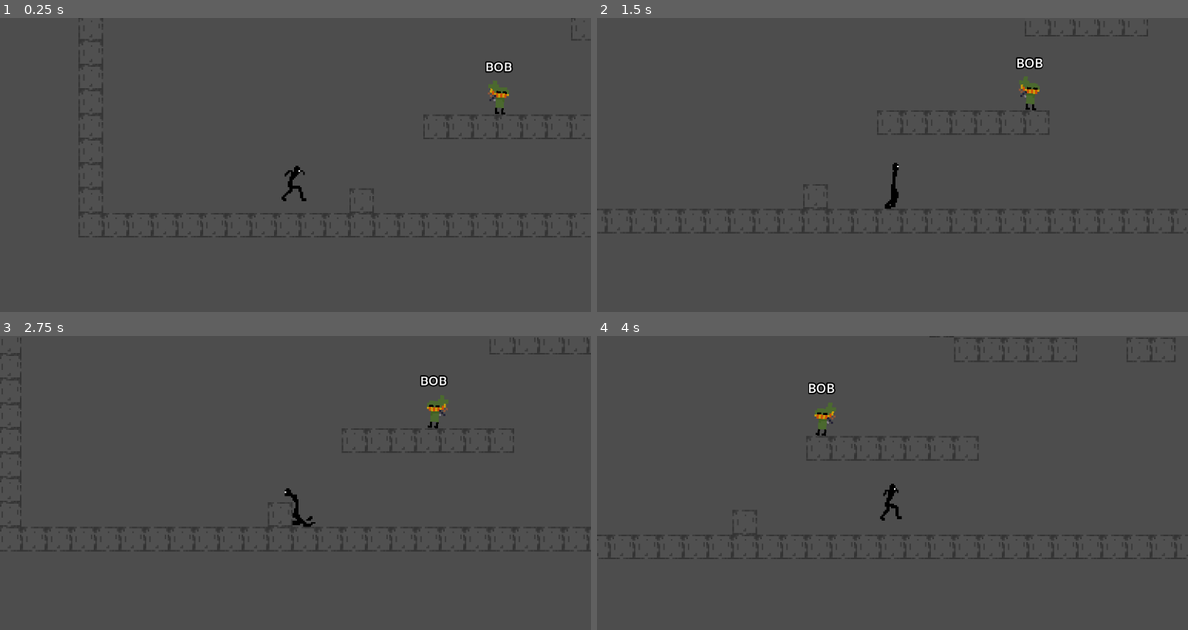
Above: before the commit, frames 1-4 (two rows, left to right).
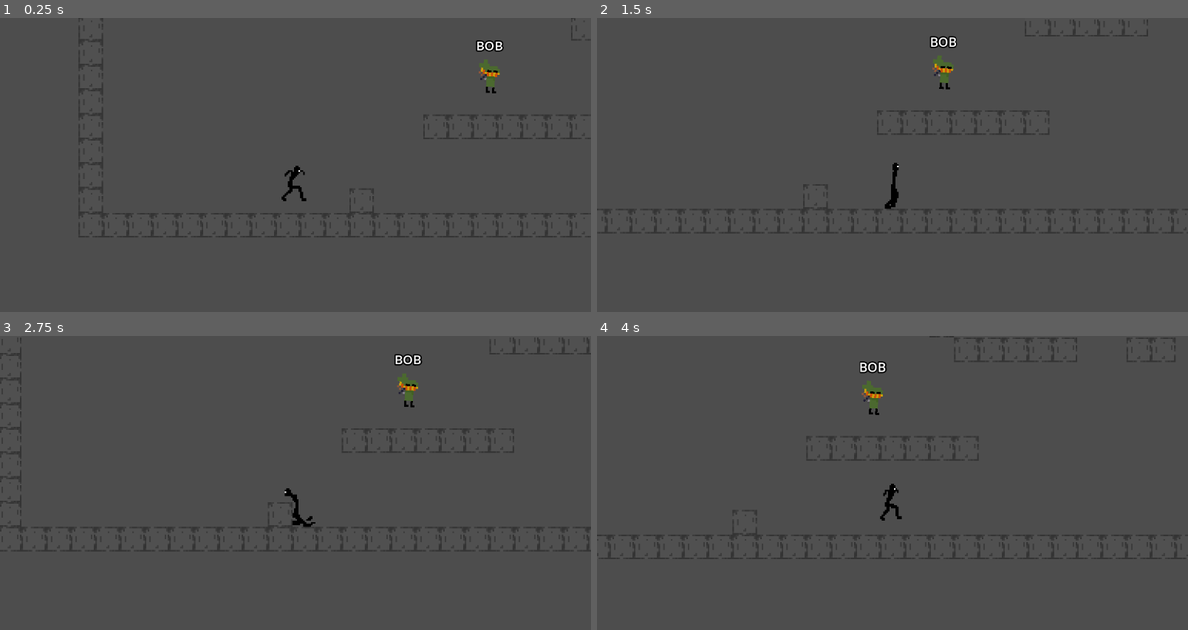
Above: after the commit, the same moments.

Repository: DumitrLeon/LLDF
Game: Godot game, scene res://Scenes/Level_1.tscn
Same seed, same stepped clock (60 frames per second), same inputs: the game is played once before the commit and once after it.
Inputs:
- Up to frame 1 (0.25 s): no input
- Up to frame 2 (1.5 s): hold Shift (sprint) 0.53-1.28 s; hold D (right) from 0.53 s (still down); tap Space (jump) at 0.77 s; tap Shift (sprint) at 1.35 s
- Up to frame 3 (2.75 s): tap Space (jump) at 1.52 s; release D (right) at 2.03 s; hold A (left) from 2.03 s (still down); hold Shift (sprint) from 2.03 s (still down)
- Up to frame 4 (4 s): release A (left) at 2.78 s; release Shift (sprint) at 2.78 s; hold D (right) from 2.78 s (still down); tap Shift (sprint) at 2.85 s; tap Space (jump) at 3.02, 3.77 s; hold Shift (sprint) from 3.53 s (still down)

The runs differ from the first frame. In frame 1, 0.6% of the frame differs, in the area x 80-87%, y 7-33%; in frame 2, 0.7%; in frame 3, 0.7%; in frame 4, 0.7%, in the area x 35-49%, y 8-34%.

Commit message:
Non ho ancor fatt u cazz

Diff:
--- a/Scenes/Level_1.tscn
+++ b/Scenes/Level_1.tscn
@@ -28,6 +28,8 @@
 
 [sub_resource type="TileSetAtlasSource" id="TileSetAtlasSource_aur7v"]
 texture = ExtResource("5_j0k67")
+margins = Vector2i(4, 4)
+separation = Vector2i(8, 8)
 texture_region_size = Vector2i(32, 32)
 0:0/0 = 0
 1:0/0 = 0
@@ -44,28 +46,17 @@
 1:2/0/physics_layer_0/polygon_0/points = PackedVector2Array(-16, -16, 16, -16, 16, 16, -16, 16)
 2:2/0 = 0
 2:2/0/physics_layer_0/polygon_0/points = PackedVector2Array(-16, -16, 16, -16, 16, 16, -16, 16)
-0:3/0 = 0
-0:3/0/physics_layer_0/polygon_0/points = PackedVector2Array(-16, -16, 16, -16, 16, 16, -16, 16)
-1:3/0 = 0
-1:3/0/physics_layer_0/polygon_0/points = PackedVector2Array(-16, -16, 16, -16, 16, 16, -16, 16)
-2:3/0 = 0
-2:3/0/physics_layer_0/polygon_0/points = PackedVector2Array(-16, -16, 16, -16, 16, 16, -16, 16)
-0:4/0 = 0
-0:4/0/physics_layer_0/polygon_0/points = PackedVector2Array(-16, -16, 16, -16, 16, 16, -16, 16)
-1:4/0 = 0
-1:4/0/physics_layer_0/polygon_0/points = PackedVector2Array(-16, -16, 16, -16, 16, 16, -16, 16)
-2:4/0 = 0
-2:4/0/physics_layer_0/polygon_0/points = PackedVector2Array(-16, -16, 16, -16, 16, 16, -16, 16)
-0:5/0 = 0
-0:5/0/physics_layer_0/polygon_0/points = PackedVector2Array(-16, -16, 16, -16, 16, 16, -16, 16)
-1:5/0 = 0
-1:5/0/physics_layer_0/polygon_0/points = PackedVector2Array(-16, -16, 16, -16, 16, 16, -16, 16)
-2:5/0 = 0
-2:5/0/physics_layer_0/polygon_0/points = PackedVector2Array(-16, -16, 16, -16, 16, 16, -16, 16)
-0:6/0 = 0
-0:6/0/physics_layer_0/polygon_0/points = PackedVector2Array(-16, -16, 16, -16, 16, 16, -16, 16)
-1:6/0 = 0
-1:6/0/physics_layer_0/polygon_0/points = PackedVector2Array(-16, -16, 16, -16, 16, 16, -16, 16)
+3:0/0 = 0
+3:1/0 = 0
+3:2/0 = 0
+4:2/0 = 0
+4:1/0 = 0
+4:0/0 = 0
+5:0/0 = 0
+5:1/0 = 0
+5:2/0 = 0
+6:1/0 = 0
+6:0/0 = 0
 
 [sub_resource type="TileSet" id="TileSet_ptpgp"]
 tile_size = Vector2i(32, 32)
--- a/Scenes/enemy.tscn
+++ b/Scenes/enemy.tscn
@@ -1,9 +1,11 @@
-[gd_scene load_steps=10 format=3 uid="uid://b1oofy5jbf14u"]
+[gd_scene load_steps=12 format=3 uid="uid://b1oofy5jbf14u"]
 
 [ext_resource type="Script" uid="uid://buk86veypy4fo" path="res://Scripts/Enemy/Enemy.gd" id="1_afpow"]
 [ext_resource type="Texture2D" uid="uid://dwfdb44qpmeo1" path="res://Assets/Enemies/bob.png" id="2_287tu"]
 [ext_resource type="Script" uid="uid://c78ihmia20tsb" path="res://Scripts/Enemy/enemy_state_machine.gd" id="2_afpow"]
 [ext_resource type="Script" uid="uid://c1ph3lyxocgbq" path="res://Scripts/Enemy/patrolling.gd" id="4_287tu"]
+[ext_resource type="Script" uid="uid://dwta572vys5bf" path="res://Scripts/Enemy/Chasing.gd" id="5_ghaa6"]
+[ext_resource type="Script" uid="uid://b2clcsnavgukf" path="res://Scripts/Enemy/Attack.gd" id="6_1dp5w"]
 
 [sub_resource type="RectangleShape2D" id="RectangleShape2D_287tu"]
 size = Vector2(22.712141, 62.16569)
@@ -78,6 +80,14 @@
 script = ExtResource("4_287tu")
 metadata/_custom_type_script = "uid://c1ph3lyxocgbq"
 
+[node name="Chasing" type="Node" parent="EnemyStateMachine"]
+script = ExtResource("5_ghaa6")
+metadata/_custom_type_script = "uid://dwta572vys5bf"
+
+[node name="Attack" type="Node" parent="EnemyStateMachine"]
+script = ExtResource("6_1dp5w")
+metadata/_custom_type_script = "uid://b2clcsnavgukf"
+
 [node name="Label" type="Label" parent="."]
 offset_left = -86.40496
 offset_top = -76.03821
--- a/Scripts/Enemy/Chasing.gd
+++ b/Scripts/Enemy/Chasing.gd
@@ -2,7 +2,7 @@
 class_name Chasing
 
 func Enter():
-	pass
+	print("TI STO INSEGUENDO")
 
 func Exit():
 	pass
--- a/Scripts/Enemy/enemy_state_machine.gd
+++ b/Scripts/Enemy/enemy_state_machine.gd
@@ -10,7 +10,7 @@
 func _ready() -> void:
 	enemy = get_parent()
 	for child in get_children():
-		if child is State:
+		if child is State_enemy:
 			states[child.name.to_lower()] = child
 			child.Transitioned.connect(on_child_connect)
 		if initial_state:
--- a/Scripts/Enemy/patrolling.gd
+++ b/Scripts/Enemy/patrolling.gd
@@ -30,6 +30,10 @@
 	if not enemy.is_on_floor():
 		enemy.velocity.y += enemy.gravity
 
+	for body in enemy.view.get_overlapping_bodies():
+		if body.is_in_group("Player"):
+			print("Porca madonna eccoti non ti trovavo!")
+			Transitioned.emit(self, "Chasing")
 
 
 func _flip_direction(enemy):
--- a/Scripts/Enemy/state_enemy.gd
+++ b/Scripts/Enemy/state_enemy.gd
@@ -1,6 +1,7 @@
 extends Node
 class_name State_enemy
 
+signal Transitioned
 var enemy : Enemy
 var fsm : Enemy_fsm
 var anim : AnimationPlayer
Binary file changed: Assets/TileSets/TileMapTEST.png
